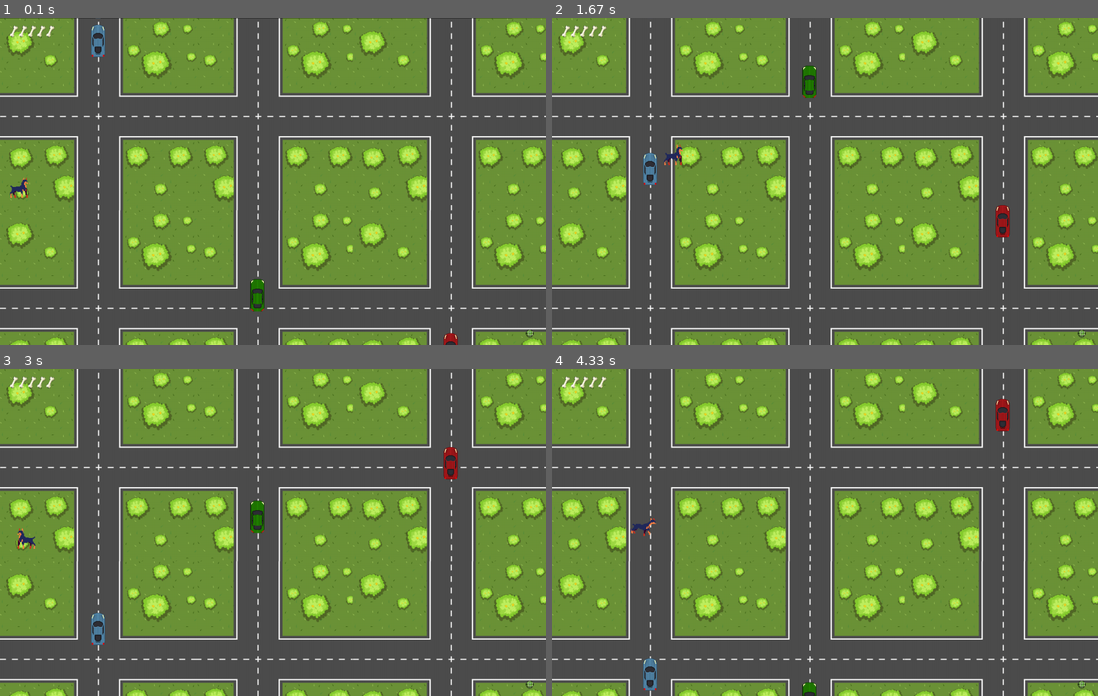
Above: before the commit, frames 1-4 (two rows, left to right).
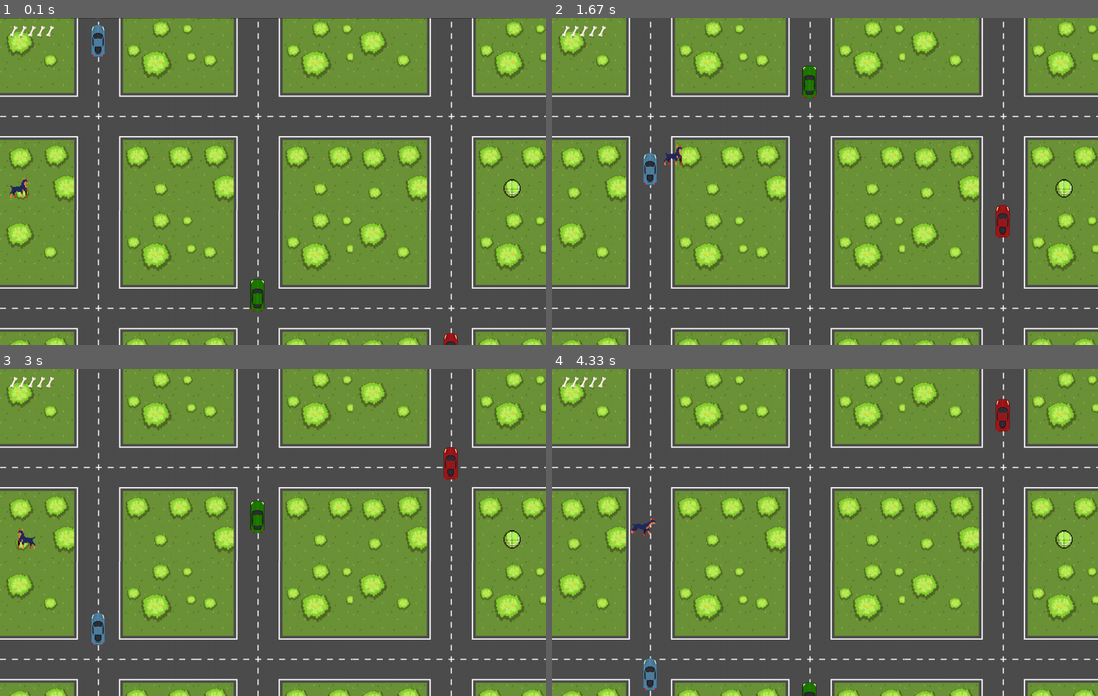
Above: after the commit, the same moments.

Repository: baby-sal/dogtective
Game: pygame game, started from user_interface/game.py
Same seed, same stepped clock (60 frames per second), same inputs: the game is played once before the commit and once after it.
Inputs:
- Up to frame 1 (0.1 s): no input
- Up to frame 2 (1.67 s): hold Right 0.33-0.8 s; hold Up 0.83-1.13 s; hold Right 1.17-1.63 s
- Up to frame 3 (3 s): hold Left 1.67-2.2 s; hold Down 2.23-2.53 s; hold Left 2.57-2.97 s
- Up to frame 4 (4.33 s): hold Up 3-3.37 s; hold Right 3.4-4.03 s; hold Down from 4.07 s (still down)

The runs differ from the first frame. In frame 1, 0.1% of the frame differs, in the area x 92-98%, y 49-98%; in frame 2, 0.1%; in frame 3, 0.1%; in frame 4, 0.1%.

Commit message:
moved ball logic to lost toy file for incoporating into the game later

Diff:
--- a/logic/components/environmental.py
+++ b/logic/components/environmental.py
@@ -51,6 +51,7 @@
         self.rect = self.image.get_rect()
         self.rect.topleft = (x, y)
         self.mask = pygame.mask.from_surface(self.image)
+        self.image = pygame.transform.scale(image, (int(100 * scale), int(100 * scale)))
 
 
 if __name__ == "__main__":
--- a/user_interface/game.py
+++ b/user_interface/game.py
@@ -1,6 +1,6 @@
 import pygame
 import sys
-from logic.components.environmental import Obstacle, Environmental
+from logic.components.environmental import Obstacle, Environmental, Collectable
 from logic.components.character import Character
 from logic.components.health import Health
 import user_interface.game_config as config
@@ -41,7 +41,7 @@
         self.car_group.add(car1, car2, car3)
 
         ball_img = pygame.image.load('../logic/assets/images/objects/ball.png').convert_alpha()
-        self.ball = Environmental("ball", ball_img, self.dis_width * 0.96, self.dis_height * 0.95, 0.1)
+        self.ball = Collectable("ball", ball_img, 1100, 350, 0.5)
         self.ball_group = pygame.sprite.Group()
         self.ball_group.add(self.ball)
 
